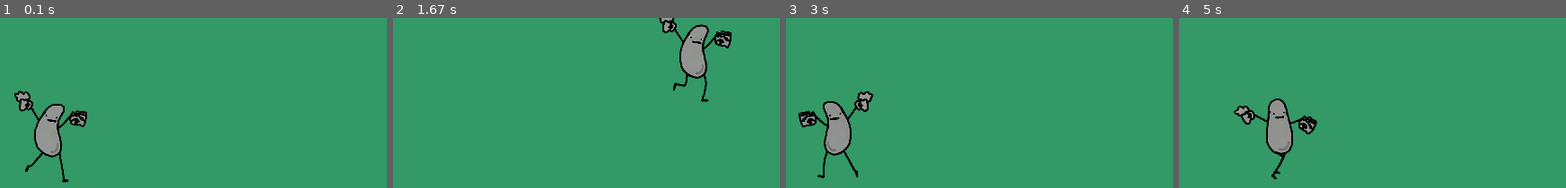
Above: before the commit, frames 1-4 (left to right).
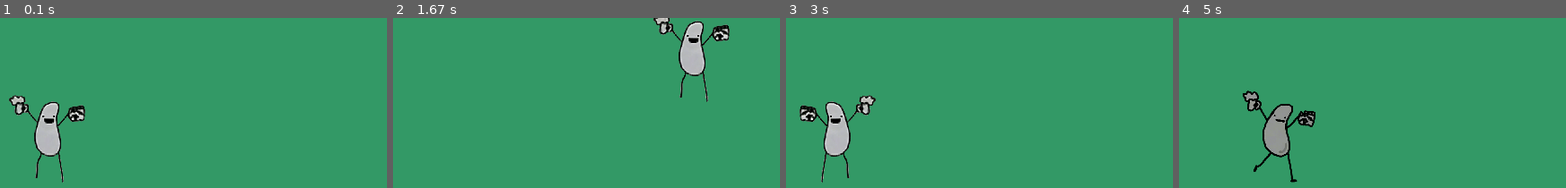
Above: after the commit, the same moments.

Repository: picchetts/Complete-Pygame-Tutorial---Create-a-Dungeon-Crawler
Game: pygame game, started from Dungeon-Crawler/main.py
Two runs of this game, one before a commit and one after it. Both use one fixed random seed, a clock stepped at 60 frames per second and the inputs below.
Inputs:
- Up to frame 1 (0.1 s): no input
- Up to frame 2 (1.67 s): hold D 0.33-0.8 s; hold W 0.83-1.13 s; hold D 1.17-1.63 s
- Up to frame 3 (3 s): hold A 1.67-2.2 s; hold S 2.23-2.53 s; hold A 2.57-2.97 s
- Up to frame 4 (5 s): hold W 3-3.37 s; hold D 3.4-4.03 s; hold S 4.07-4.43 s; hold A 4.47-4.93 s; hold D from 4.97 s (still down)

The runs differ from the first frame. In frame 1, 3.3% of the frame differs, in the area x 2-23%, y 42-97%; in frame 2, 3.2%; in frame 3, 3.1%; in frame 4, 2.8%.

Commit message:
movimientos iddle y run definidos y funcionando

Diff:
--- a/Dungeon-Crawler/character.py
+++ b/Dungeon-Crawler/character.py
@@ -10,16 +10,22 @@
         #Almaceno la lista de frames en un field de la clase
         self.animation_list = animation_list
         self.frame_index = 0
+        self.action = 0 #0:iddle, 1:run
         self.update_time = pygame.time.get_ticks()
-        #creo el campo imagen referenciando la lista de frames del sprite
-        self.image = self.animation_list[self.frame_index]
-
+        self.running = False
+        #creo el campo imagen referenciando la lista animaciones correspondiente
+        self.image = animation_list[self.action][self.frame_index]
         #creo una forma básica rectangulo de 40x40 en las coordenadas 0, 0
         self.rect = pygame.Rect(0, 0, 40, 40)
         #posiciono rectangulo en coordenadas pasadas a Init
         self.rect.center = (x, y)
 
     def move(self, dx, dy):
+        #Player to not showing movement unless keys are pressed
+        self.running = False
+        #player must show movement when keys are pressed
+        if dx != 0 or dy != 0:
+            self.running = True
         #Flipeo Imagen si se mueve hacia la izquierda
         if dx < 0:
             self.flip = True
@@ -35,19 +41,30 @@
         self.rect.y  += dy
 
     def update(self):
+        #Check what action is performing the player
+        if self.running == True:
+            self.update_action(1)#1:run
+        else:
+            self.update_action(0)#0:iddle
         animation_cooldown = 70
         #Handle animation
         #Update image
-        self.image = self.animation_list[self.frame_index]
+        self.image = self.animation_list[self.action][self.frame_index]
         #check if enough time has passed since the last update
         if pygame.time.get_ticks() - self.update_time > animation_cooldown:
             self.frame_index += 1
             self.update_time = pygame.time.get_ticks()
-        # SCheck if animation has finished
-        if self.frame_index >= len(self.animation_list):
+        # Check if animation has finished
+        if self.frame_index >= len(self.animation_list[self.action]):
             self.frame_index = 0
 
-
+    def update_action(self, new_action):
+        #check if the new action is different from preview one
+        if new_action != self.action:
+            self.action = new_action
+            #update the animation settings
+            self.frame_index = 0
+            self.update_time = pygame.time.get_ticks()
 
     def draw(self, surface):
         #Dibujo imagen flipeada si aplica
--- a/Dungeon-Crawler/main.py
+++ b/Dungeon-Crawler/main.py
@@ -19,11 +19,6 @@
 moving_up = False
 moving_down = False
 
-#Load Player Image
-
-
-
-
 
 #Helper Function to Scale Up/ Down image
 def scale_img(image, scale):
@@ -31,13 +26,18 @@
     h = image.get_height()
     return pygame.transform.scale(image, (w * scale, h * scale))
 
-#Creo Lista con frames p/ animación Player
+#Create Animation Lists
+animation_types = ["iddle", "run"]
 animation_list = []
-#Obtengo la lista de frames de la animacion del Player (en este caso 18 frames sin un loop completo)
-for i in range(18):
-    img = pygame.image.load(f"assets/images/characters/patatasan/walking/{i}.png").convert_alpha()
-    img = scale_img(img, constants.SCALE)
-    animation_list.append(img)
+for animation in animation_types:
+    #Reset Temporary list of images
+    temp_list = []
+    for i in range(16):
+        img = pygame.image.load(f"assets/images/characters/patatasan/{animation}/{i}.png").convert_alpha()
+        img = scale_img(img, constants.SCALE)
+        temp_list.append(img)
+
+    animation_list.append(temp_list)
 
 #Create Character
 player = Character(100, 100, animation_list)
--- a/Pygame_Links.txt
+++ b/Pygame_Links.txt
@@ -3,9 +3,38 @@
 https://bancogalicia.udemy.com/course/pygame-dungeon-crawler/learn/lecture/33526260#overview
 
 LLEGUE A:
-		7. Adding Multiple Animation Types | Empezar
+		7. Adding Multiple Animation Types | 6 minutos
 #####################################################################
 
+
+#######################################################################################
+Sprites animados generados con AI
+https://app.ludo.ai/sprite-generator  <----- Para Patatasan use este
+---> Temp Emails for Registration:
+    https://temp-mail.org/
+    -hoyama2215@esyline.com | BillyBond26!
+    https://www.emailondeck.com/
+    trenyce.e4@curtund.com | 1q2w3e4r
+--->Prompts:
+    -Patatasan Character
+        - run movement Generate the following sprites from the uploaded character: the character walking
+        - dance movement Generate the following sprites from the uploaded character: the character dancing
+        -Iddle movement: move character like it was iddle in the videogame, waiting for the player to move it
+
+#######################################################################################
+
+
+
+LINKS
+Sprites animados AI
+https://app.ludo.ai/sprite-generator
+https://www.pixellab.ai/signin?redirect=%2Feditor
+
+
+## manejo de Sprite sheets
+https://www.pygame.org/wiki/Spritesheet
+https://stackoverflow.com/questions/20109487/how-do-i-use-sprite-sheets-in-pygame
+http://programarcadegames.com/python_examples/en/sprite_sheets/
 
 Repositorio Python+Pygame
 https://github.com/Patataman/PythonBasic/tree/master/frameworks/pygame
@@ -13,31 +42,3 @@
 
 Design Patterns and Video Games
 https://www.patternsgameprog.com/series/discover-python-and-patterns/
-
-
-
-
-
-
-Sprites animados AI
-https://app.ludo.ai/sprite-generator  <----- Para Patatasan use este
----> Temp Emails for Registration: https://temp-mail.org/
-    #Cuentas y animaciones#
-    -hoyama2215@esyline.com | BillyBond26!
-    trenyce.e4@curtund.com | 1q2w3e4r
---->Prompts:
-    Generate the following sprites from the uploaded character: the character walking
-                                                                the character jumping,
-                                                                the character crouching
-                                                                the character dancing
-    -PAtatasan
-        -Iddle movement: move character like it was iddle in the videogame, waiting for the player to move it
-
-
-https://www.pixellab.ai/signin?redirect=%2Feditor
-
-
-## manejo de Sprite sheets
-https://www.pygame.org/wiki/Spritesheet
-https://stackoverflow.com/questions/20109487/how-do-i-use-sprite-sheets-in-pygame
-http://programarcadegames.com/python_examples/en/sprite_sheets/
Renamed: Dungeon-Crawler/assets/images/characters/patatasan/walking/0.png -> Dungeon-Crawler/assets/images/characters/patatasan/run/0.png
Renamed: Dungeon-Crawler/assets/images/characters/patatasan/walking/1.png -> Dungeon-Crawler/assets/images/characters/patatasan/run/1.png
Renamed: Dungeon-Crawler/assets/images/characters/patatasan/walking/10.png -> Dungeon-Crawler/assets/images/characters/patatasan/run/10.png
Renamed: Dungeon-Crawler/assets/images/characters/patatasan/walking/11.png -> Dungeon-Crawler/assets/images/characters/patatasan/run/11.png
Renamed: Dungeon-Crawler/assets/images/characters/patatasan/walking/12.png -> Dungeon-Crawler/assets/images/characters/patatasan/run/12.png
Renamed: Dungeon-Crawler/assets/images/characters/patatasan/walking/13.png -> Dungeon-Crawler/assets/images/characters/patatasan/run/13.png
Renamed: Dungeon-Crawler/assets/images/characters/patatasan/walking/14.png -> Dungeon-Crawler/assets/images/characters/patatasan/run/14.png
Renamed: Dungeon-Crawler/assets/images/characters/patatasan/walking/15.png -> Dungeon-Crawler/assets/images/characters/patatasan/run/15.png
Renamed: Dungeon-Crawler/assets/images/characters/patatasan/walking/16.png -> Dungeon-Crawler/assets/images/characters/patatasan/run/16.png
Renamed: Dungeon-Crawler/assets/images/characters/patatasan/walking/17.png -> Dungeon-Crawler/assets/images/characters/patatasan/run/17.png
Renamed: Dungeon-Crawler/assets/images/characters/patatasan/walking/18.png -> Dungeon-Crawler/assets/images/characters/patatasan/run/18.png
Renamed: Dungeon-Crawler/assets/images/characters/patatasan/walking/19.png -> Dungeon-Crawler/assets/images/characters/patatasan/run/19.png
(and 13 more such lines)
